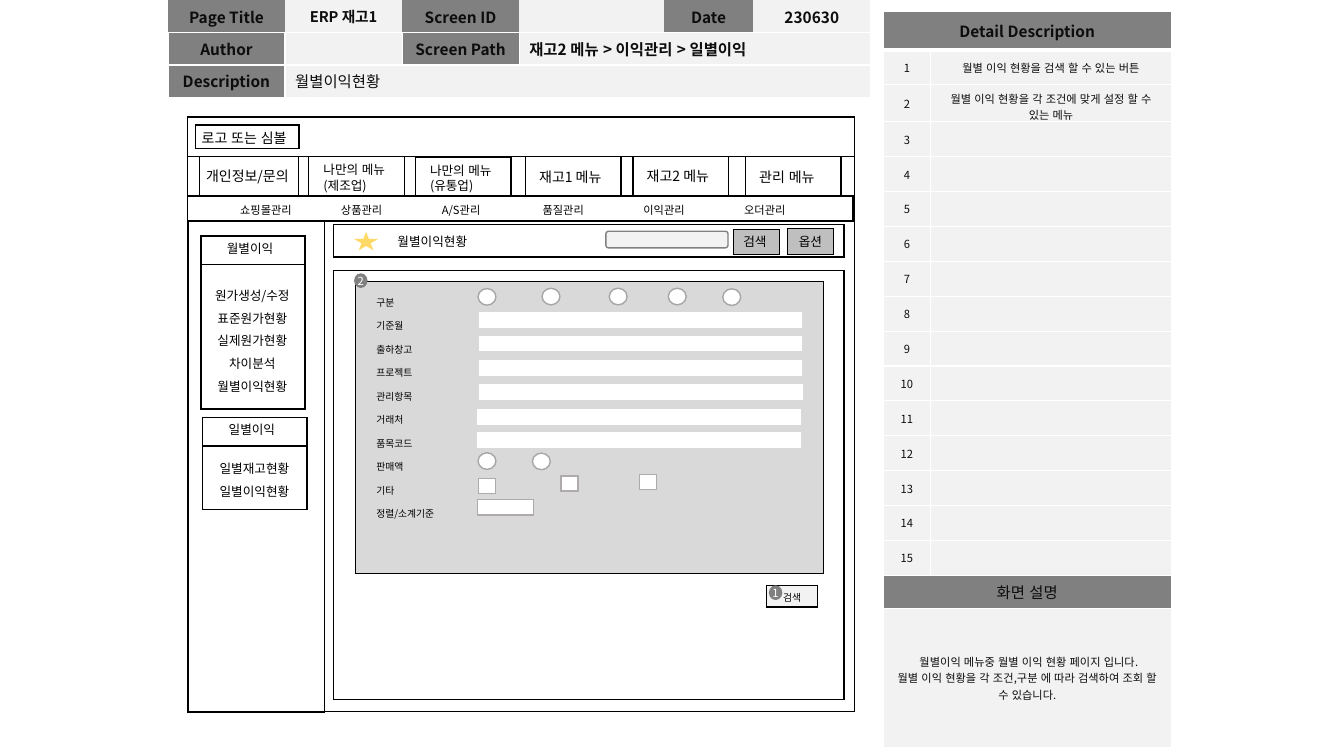
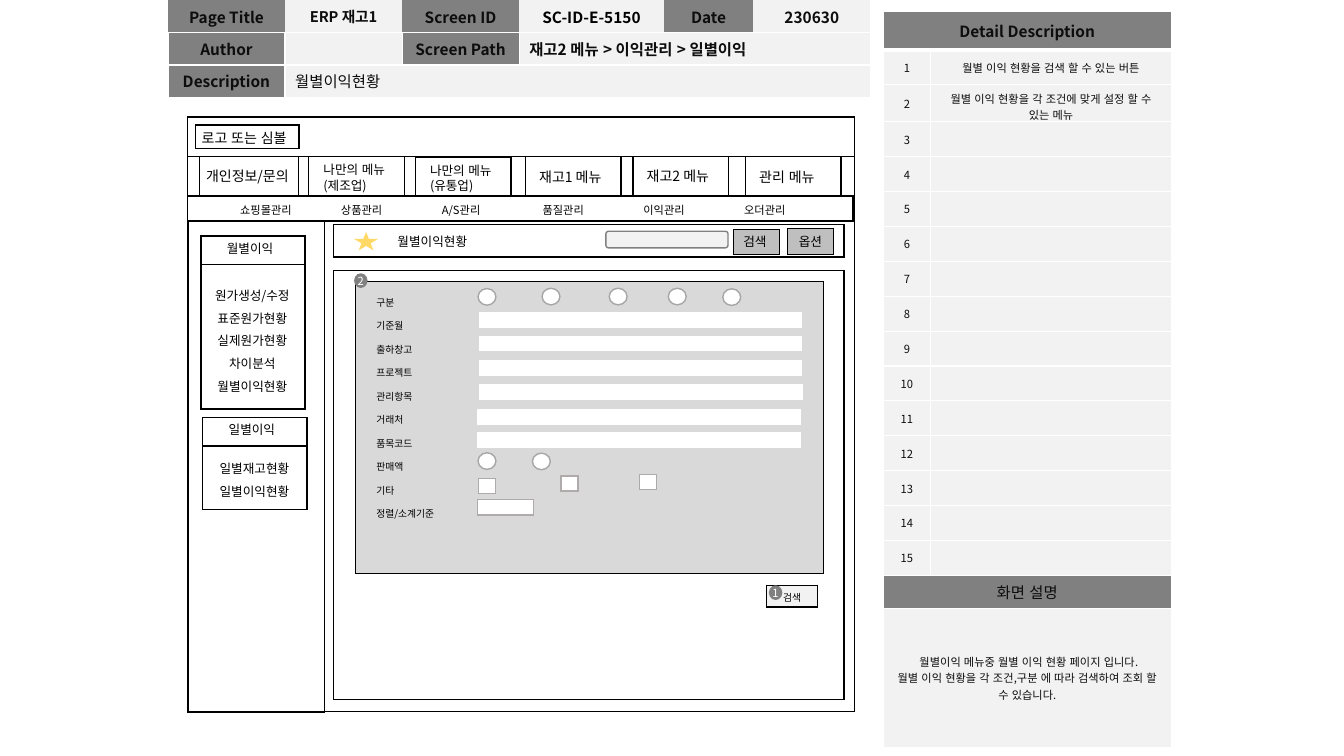
Before and after one commit to dw-final-project/dwFinal, a slide deck: slide 20 of 프로젝트 관련 자료/재고 2(김민준).pptx. Drawn at 1344x756 pixels with LibreOffice and Linux fonts; fonts in the diff are those of the drawing. Boxes give left, top, right and bottom in pixels: in the first picture for what was removed or moved away, otherwise in the second. Text is boxed around its words. In the diff, an @@ line names an element or a change of style, - is before the commit and + after.

```diff
--- a/프로젝트 관련 자료/재고 2(김민준).pptx
+++ b/프로젝트 관련 자료/재고 2(김민준).pptx
@@ table at box(168, 0, 871, 96) @@
-row 1, column 4: 
+row 1, column 4: SC-ID-E-5150
```
Also in this commit, not shown: 22 other slides changed.
